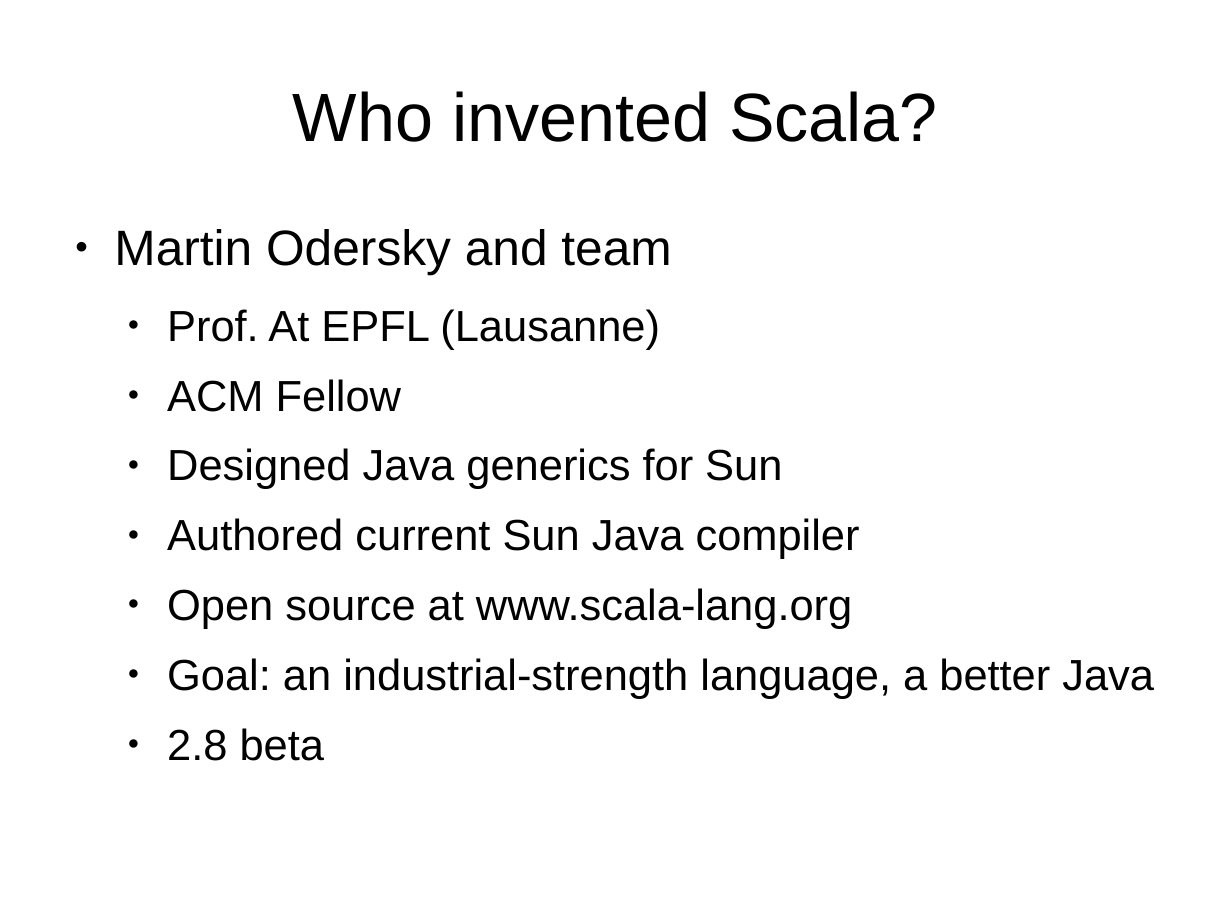
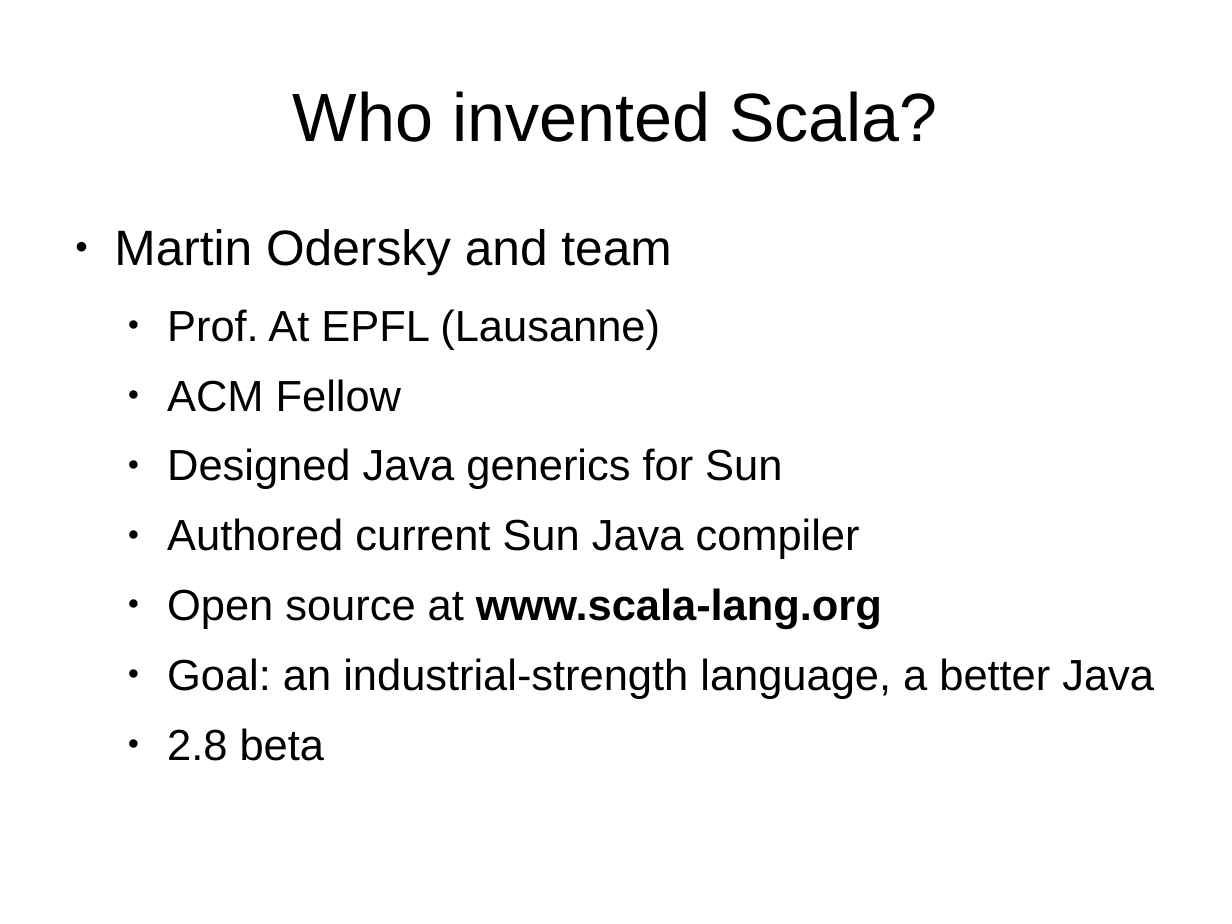
Before and after one commit to kaesler/ScalaTalk, a slide deck: slide 6 of my_slides/ScalaTalk.odp. Drawn at 1232x924 pixels with LibreOffice and Linux fonts; fonts in the diff are those of the drawing; background and template pictures are left out. Boxes give left, top, right and bottom in pixels: in the first picture for what was removed or moved away, otherwise in the second. Text is boxed around its words. In the diff, an @@ line names an element or a change of style, - is before the commit and + after.

```diff
--- a/my_slides/ScalaTalk.odp
+++ b/my_slides/ScalaTalk.odp
@@ text at (167,588,882,629): bold on in "www.scala-lang.org" @@
```
Also in this commit, not shown: 1 other slide changed, 17 other files.
